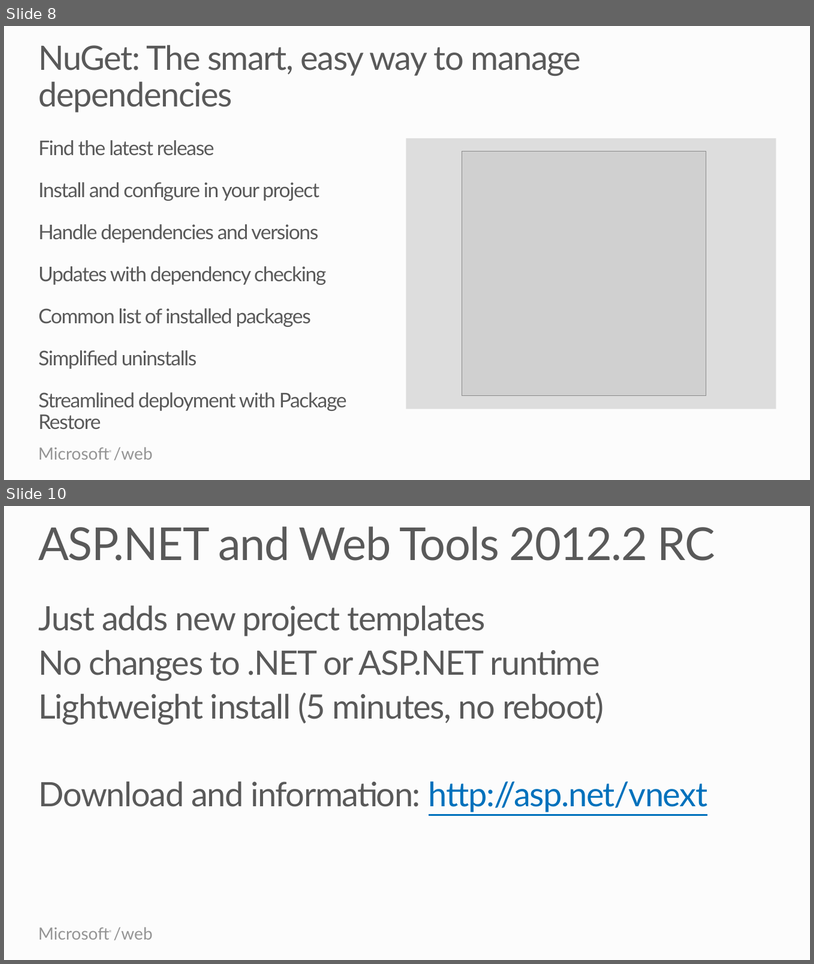
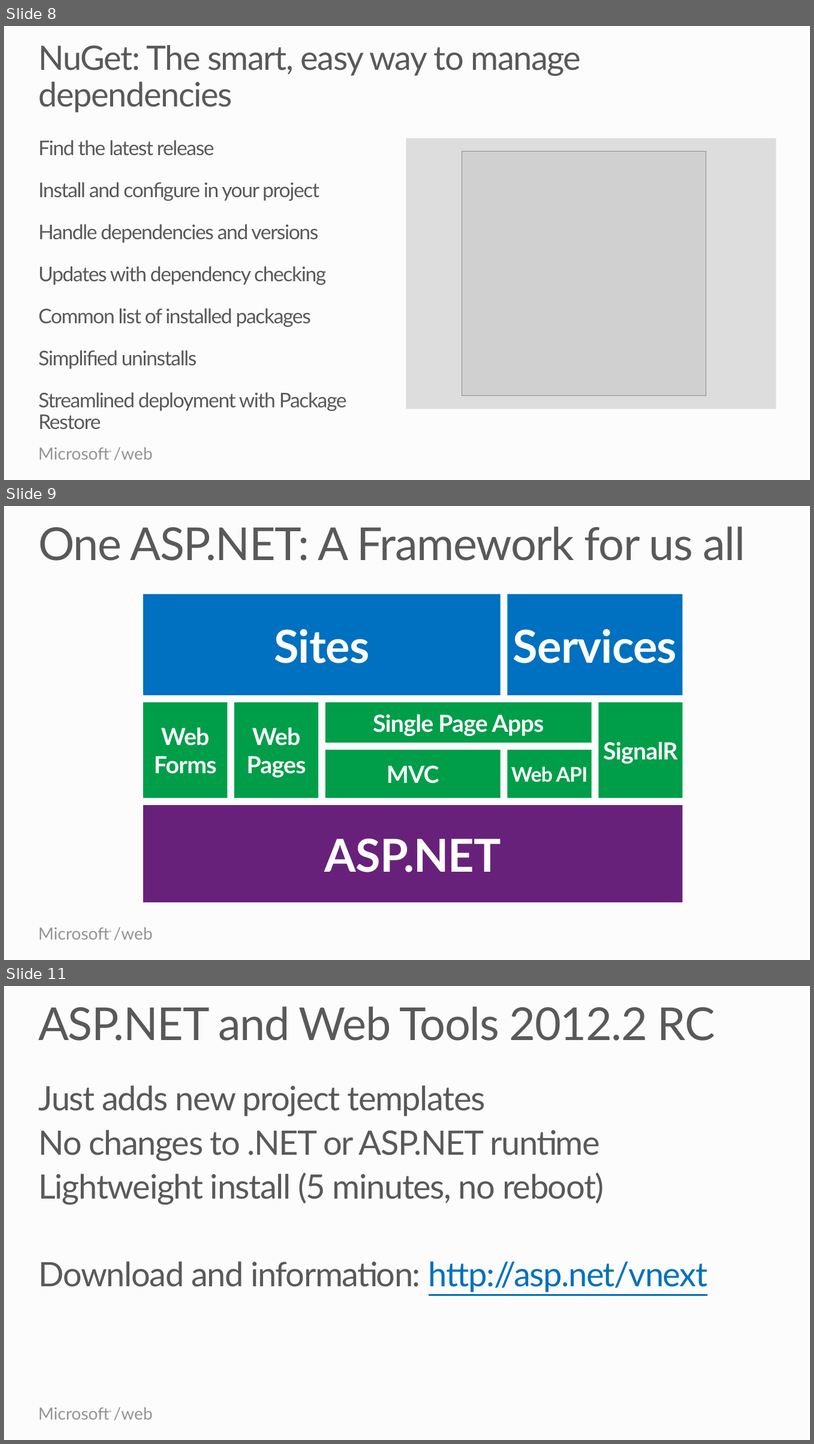
Before and after one commit to Microsoft-Web/PRESENTATION-Keynote, a slide deck: WebCampsKeynote.pptx. Shown one above the other, each under a label of ours: slides 8 and 10 before the commit, slides 8, 9 and 11 after it; the slides between them are not shown. The pictures are 814x964 and 814x1444 pixels, drawn with LibreOffice and Linux fonts; fonts in the diff are those of the drawing; grey boxes stand for pictures. Boxes give left, top, right and bottom in pixels: in the first picture for what was removed or moved away, otherwise in the second. Text is boxed around its words. In the diff, an @@ line names an element or a change of style, - is before the commit and + after.

```diff
--- a/WebCampsKeynote.pptx
+++ b/WebCampsKeynote.pptx
@@ slide 9 added at box(4, 506, 810, 960), background #FCFCFC; not listed: 2 template elements that a slide beside it also shows @@
@@ title added at box(38, 526, 746, 561), 54 pt, text #595959 @@
+One ASP.NET: A Framework for us all
@@ rectangle added at box(143, 594, 501, 695), fill #0070C0, 54 pt, text #FFFFFF, bold @@
+Sites
@@ rectangle added at box(508, 594, 683, 695), fill #0070C0, 54 pt, text #FFFFFF, bold @@
+Services
@@ rectangle added at box(143, 702, 227, 798), fill #009E49, 28 pt, text #FFFFFF, bold @@
+Web
+Forms
@@ rectangle added at box(234, 702, 318, 798), fill #009E49, 28 pt, text #FFFFFF, bold @@
+Web
+Pages
@@ rectangle added at box(325, 702, 591, 742), fill #009E49, 28 pt, text #FFFFFF, bold @@
+Single Page Apps
@@ rectangle added at box(599, 702, 683, 798), fill #009E49, 28 pt, text #FFFFFF, bold @@
+SignalR
@@ rectangle added at box(325, 750, 501, 798), fill #009E49, 28 pt, text #FFFFFF, bold @@
+MVC
@@ rectangle added at box(508, 750, 592, 798), fill #009E49, 24 pt, text #FFFFFF, bold @@
+Web API
@@ rectangle added at box(143, 805, 683, 901), fill #68217A, 54 pt, text #FFFFFF, bold @@
+ASP.NET
@@ what was slide 10 is now slide 11 @@
```
Also in this commit, not shown: 1 slide changed.
